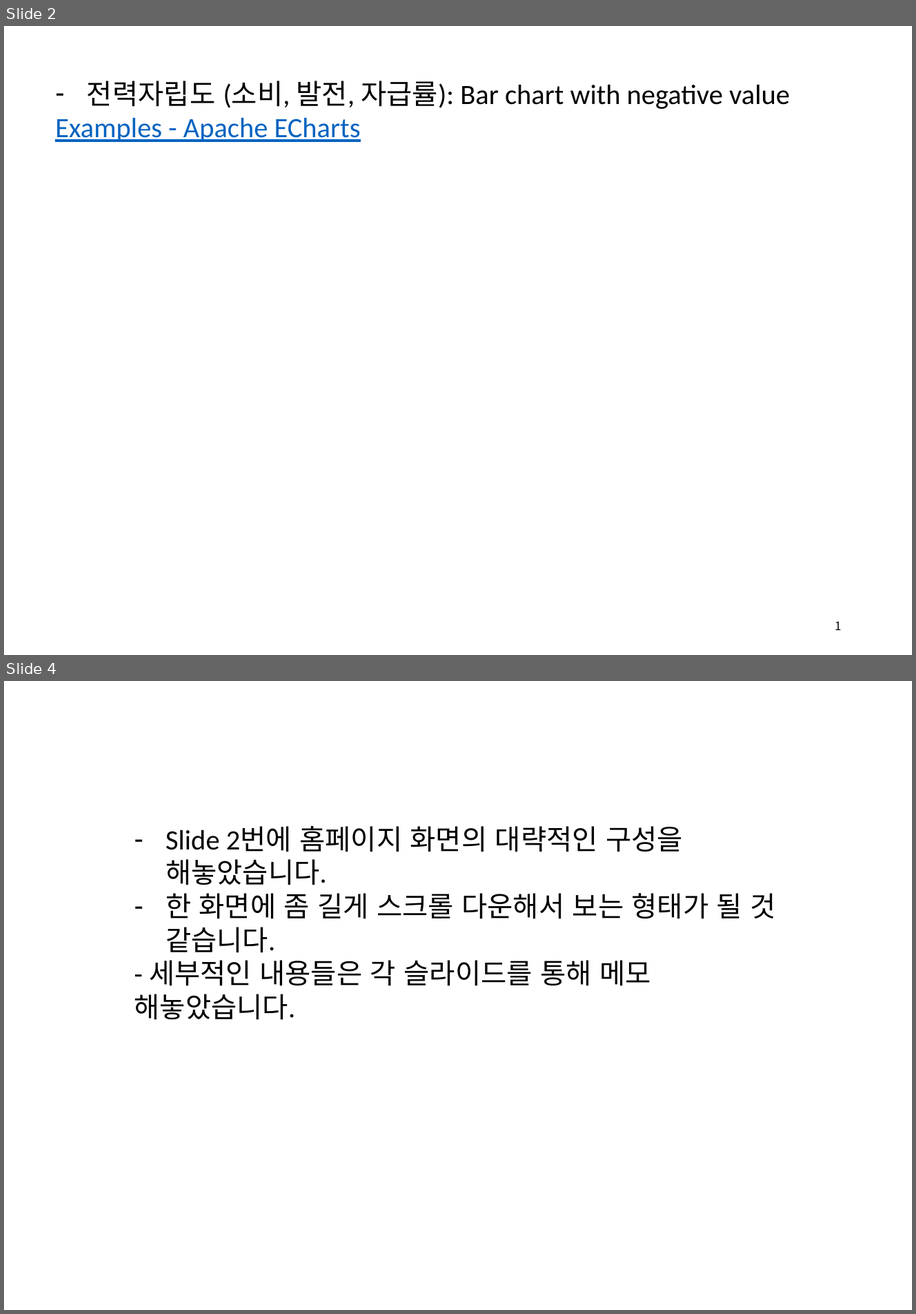
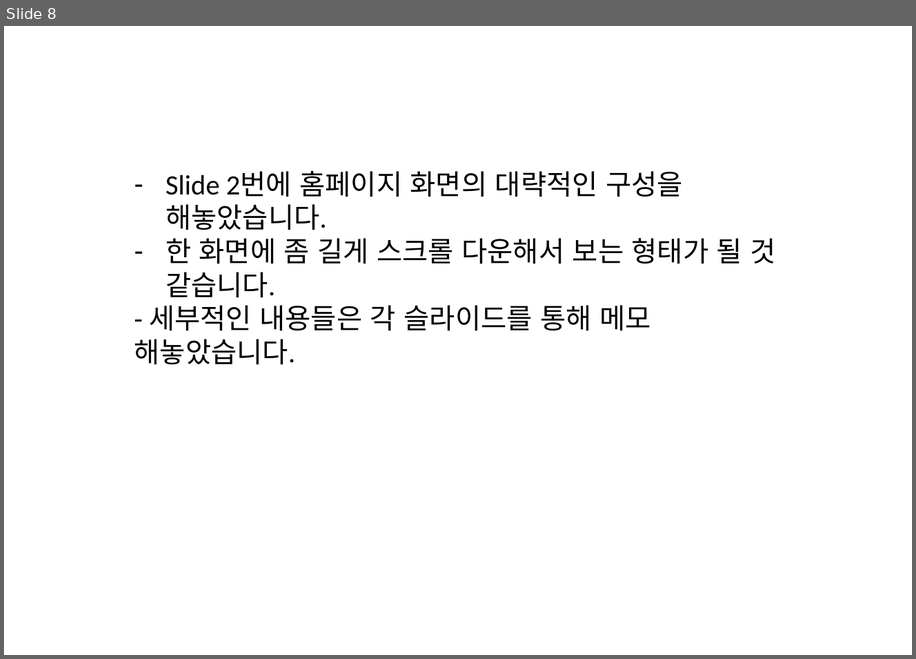
Before and after one commit to meandthey/platForm, a slide deck: 전력공급/전력공급현황_화면구성.pptx. Shown one above the other, each under a label of ours: slides 2 and 4 before the commit, slide 8 after it; the slides between them are not shown. The pictures are 916x1314 and 916x659 pixels, drawn with LibreOffice and Linux fonts; fonts in the diff are those of the drawing. Boxes give left, top, right and bottom in pixels: in the first picture for what was removed or moved away, otherwise in the second. Text is boxed around its words. In the diff, an @@ line names an element or a change of style, - is before the commit and + after.

```diff
--- a/전력공급/전력공급현황_화면구성.pptx
+++ b/전력공급/전력공급현황_화면구성.pptx
@@ slide 2 removed at <box>4,26,912,655</box>, background #FFFFFF @@
@@ text removed at <box>55,81,790,142</box> @@
-– 전력자립도 (소비, 발전, 자급률): Bar chart with negative value
-Examples - Apache ECharts
@@ page number removed at <box>835,621,841,630</box> @@
-1
@@ what was slide 4 is now slide 8 @@
```
Also in this commit, not shown: 7 slides added, 3 other slides removed, 3 other files.
